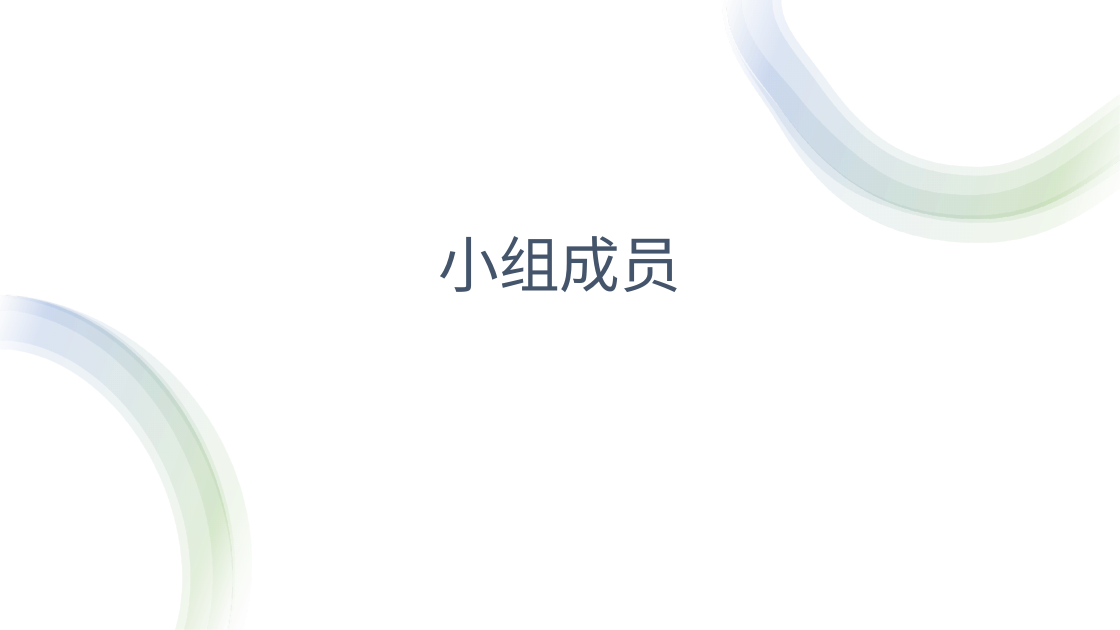
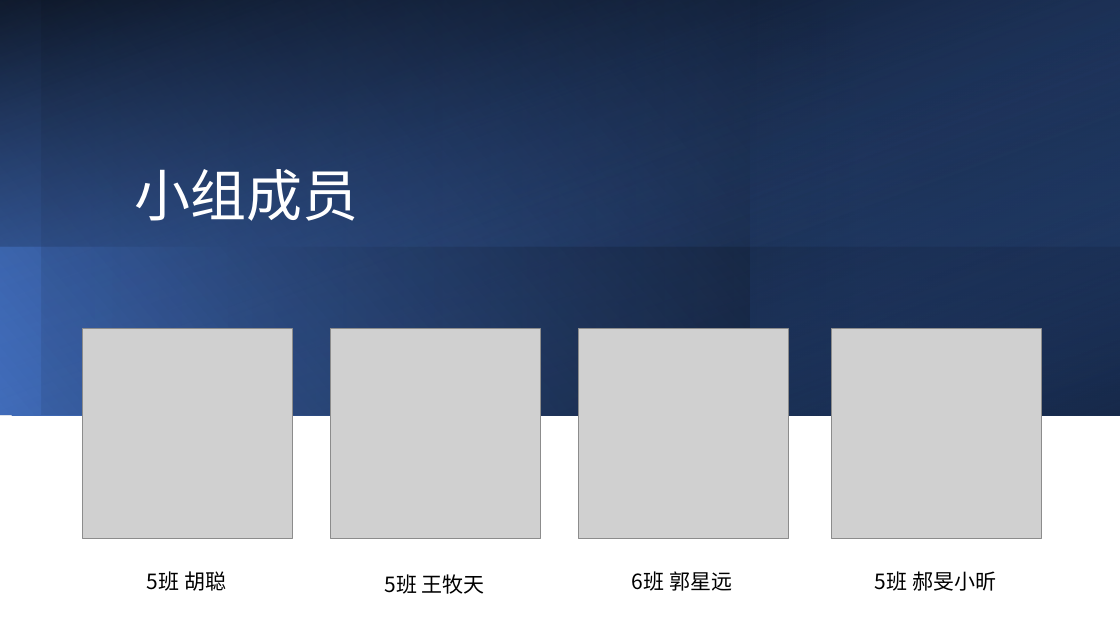
Before and after one commit to EmiseSam/Software-Engineering-2020Fall-iAccount, a slide deck: slide 3 of notes/结题KeyNote.pptx (slide 5 before the commit). Drawn at 1120x630 pixels with LibreOffice and Linux fonts; fonts in the diff are those of the drawing; grey boxes stand for pictures. Boxes give left, top, right and bottom in pixels: in the first picture for what was removed or moved away, otherwise in the second. Text is boxed around its words. In the diff, an @@ line names an element or a change of style, - is before the commit and + after.

```diff
--- a/notes/结题KeyNote.pptx
+++ b/notes/结题KeyNote.pptx
@@ rectangle at <box>0,0,1120,416</box>: fill #FFFFFF to gradient #4472C4 to #000000; mirrored; rotation 0 to 180 degrees @@
@@ rectangle added at <box>0,0,1120,416</box>, fill gradient #000000 to #4472C4 @@
@@ rectangle added at <box>0,0,1120,246</box>, fill gradient #4472C4 to #000000 @@
@@ rectangle added at <box>42,0,1120,415</box>, fill gradient #000000 to #2F5597 @@
@@ group removed at <box>723,0,1120,243</box>: 4 freeform shapes @@
@@ rectangle added at <box>750,0,1120,416</box>, fill gradient #000000 to #2F5597 @@
@@ title "小组成员": place and size @@
-title "小组成员" at <box>439,236,681,292</box>
+title "小组成员" at <box>134,169,358,221</box>
@@ title "小组成员" at <box>134,169,358,221</box>: size 52 to 48 pt, text colour #44546A to #FFFFFF; alignment centre to left @@
@@ group removed at <box>0,294,252,630</box>: 4 freeform shapes @@
@@ picture added at <box>82,329,292,539</box> @@
@@ picture added at <box>331,329,541,539</box> @@
@@ picture added at <box>578,329,788,539</box> @@
@@ picture added at <box>832,329,1042,539</box> @@
@@ text added at <box>147,571,226,591</box>, 18 pt, text #000000 @@
+5班 胡聪
@@ text added at <box>384,574,485,594</box>, 18 pt, text #000000 @@
+5班 王牧天
@@ text added at <box>632,571,732,591</box>, 18 pt, text #000000 @@
+6班 郭星远
@@ text added at <box>875,571,996,591</box>, 18 pt, text #000000 @@
+5班 郝旻小昕
```
Also in this commit, not shown: 1 other slide changed, 1 slide added, 2 slides removed, 22 other files.
